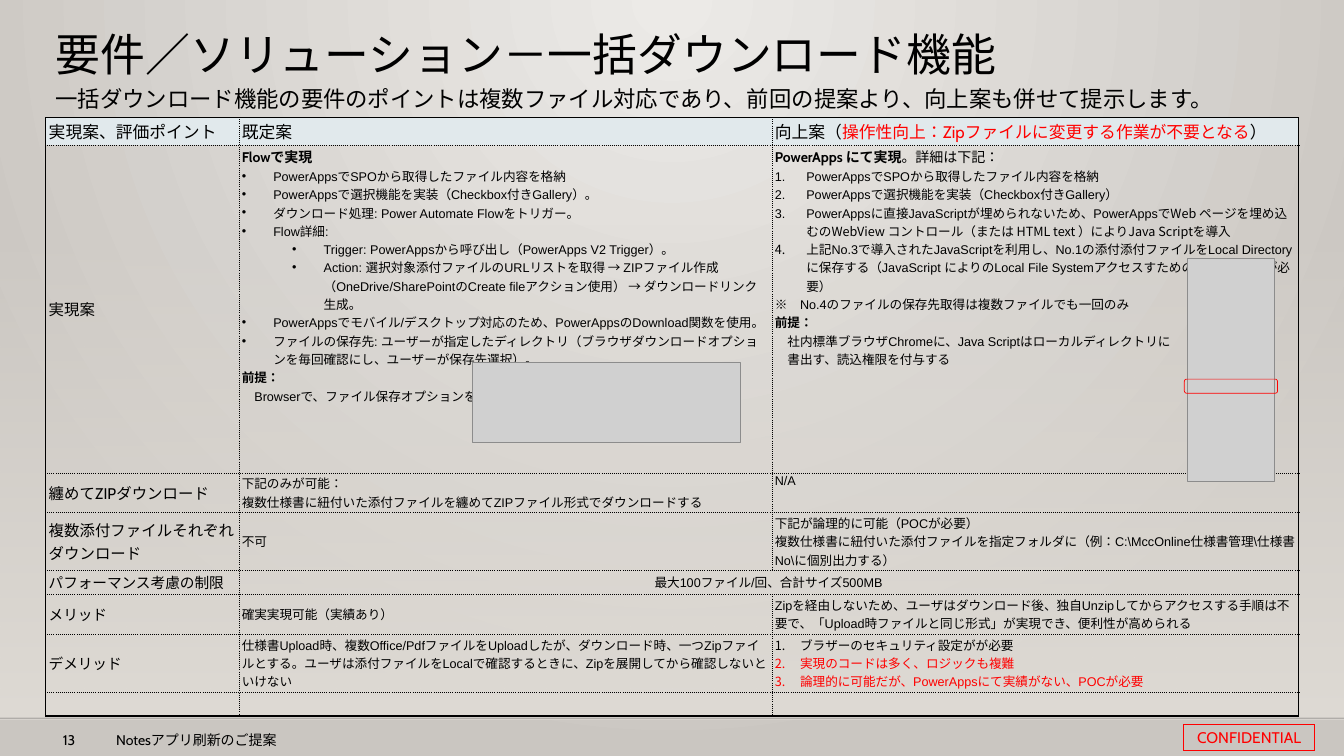
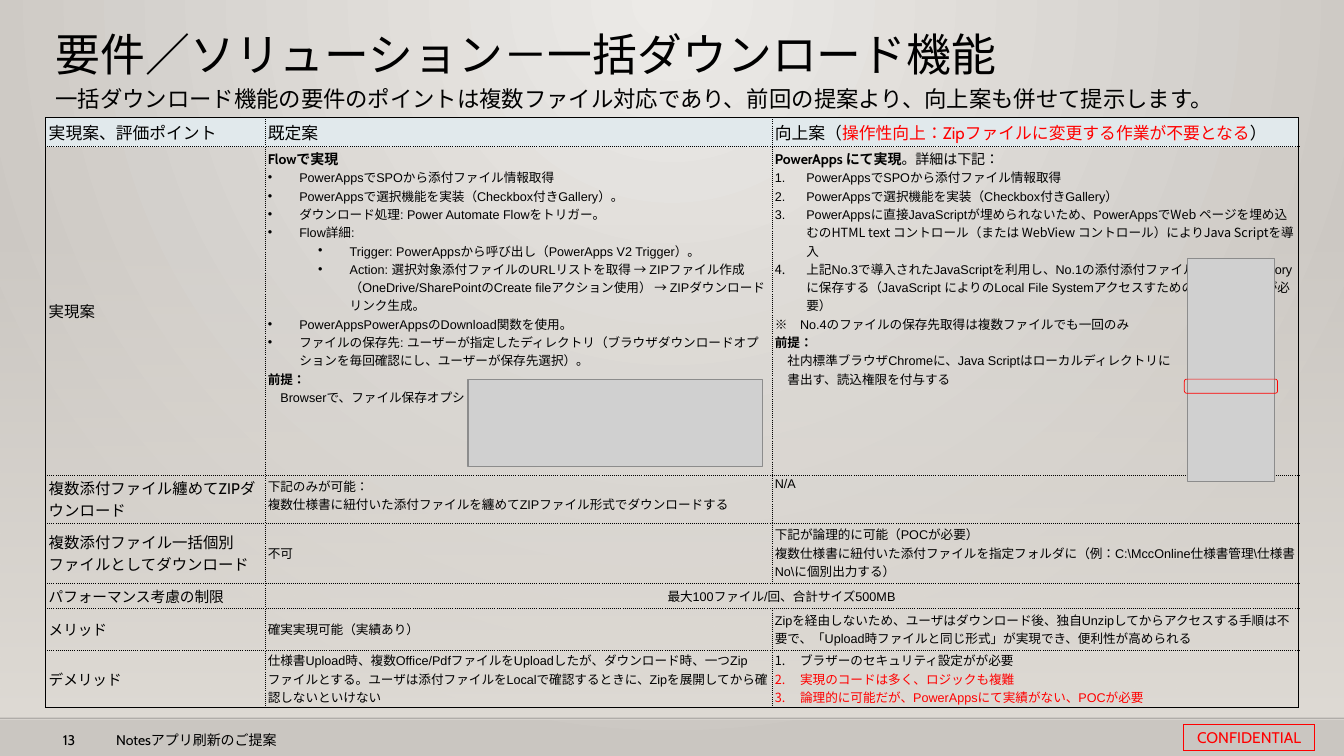
Before and after one commit to 0494938/Notes--CMS-Online, a slide deck: slide 13 of Notesアプリ刷新プロジェクト提案見積もり.v3.pptx. Drawn at 1344x756 pixels with LibreOffice and Linux fonts; fonts in the diff are those of the drawing; grey boxes stand for pictures; background and template pictures are left out. Boxes give left, top, right and bottom in pixels: in the first picture for what was removed or moved away, otherwise in the second. Text is boxed around its words. In the diff, an @@ line names an element or a change of style, - is before the commit and + after.

```diff
--- a/Notesアプリ刷新プロジェクト提案見積もり.v3.pptx
+++ b/Notesアプリ刷新プロジェクト提案見積もり.v3.pptx
@@ table at [45,118,1298,709] @@
-row 2, column 2: Flowで実現 / PowerAppsでSPOから取得したファイル内容を格納 / PowerAppsで選択機能を実装（Checkbox付きGallery）。 / ダウンロード処理: Power Automate Flowをトリガー。 / Flow詳細: / Trigger: PowerAppsから呼び出し（PowerApps V2 Trigger）。 / Action: 選択対象添付ファイルのURLリストを取得 → ZIPファイル作成（OneDrive/SharePointのCreate fileアクション使用） → ダウンロードリンク生成。 / PowerAppsでモバイル/デスクトップ対応のため、PowerAppsのDownload関数を使用。 / ファイルの保存先: ユーザーが指定したディレクトリ（ブラウザダウンロードオプションを毎回確認にし、ユーザーが保存先選択）。 / 前提： / Browserで、ファイル保存オプションを事前に設定
+row 2, column 2: Flowで実現 / PowerAppsでSPOから添付ファイル情報取得 / PowerAppsで選択機能を実装（Checkbox付きGallery）。 / ダウンロード処理: Power Automate Flowをトリガー。 / Flow詳細: / Trigger: PowerAppsから呼び出し（PowerApps V2 Trigger）。 / Action: 選択対象添付ファイルのURLリストを取得 → ZIPファイル作成（OneDrive/SharePointのCreate fileアクション使用） → ZIPダウンロードリンク生成。 / PowerAppsPowerAppsのDownload関数を使用。 / ファイルの保存先: ユーザーが指定したディレクトリ（ブラウザダウンロードオプションを毎回確認にし、ユーザーが保存先選択）。 / 前提： / Browserで、ファイル保存オプションを事前に設定
-row 2, column 3: PowerApps にて実現。詳細は下記： / PowerAppsでSPOから取得したファイル内容を格納 / PowerAppsで選択機能を実装（Checkbox付きGallery） / PowerAppsに直接JavaScriptが埋められないため、PowerAppsでWeb ページを埋め込むのWebView コントロール（または HTML text ）によりJava Scriptを導入 / 上記No.3で導入されたJavaScriptを利用し、No.1の添付添付ファイルをLocal Directoryに保存する（JavaScript によりのLocal File SystemアクセスすためのSecurity設定が必要） / ※ No.4のファイルの保存先取得は複数ファイルでも一回のみ / 前提： / 社内標準ブラウザChromeに、Java Scriptはローカルディレクトリに / 書出す、読込権限を付与する
+row 2, column 3: PowerApps にて実現。詳細は下記： / PowerAppsでSPOから添付ファイル情報取得 / PowerAppsで選択機能を実装（Checkbox付きGallery） / PowerAppsに直接JavaScriptが埋められないため、PowerAppsでWeb ページを埋め込むのHTML text コントロール（または WebView コントロール）によりJava Scriptを導入 / 上記No.3で導入されたJavaScriptを利用し、No.1の添付添付ファイルをLocal Directoryに保存する（JavaScript によりのLocal File SystemアクセスすためのSecurity設定が必要） / ※ No.4のファイルの保存先取得は複数ファイルでも一回のみ / 前提： / 社内標準ブラウザChromeに、Java Scriptはローカルディレクトリに / 書出す、読込権限を付与する
-row 3, column 1: 纏めてZIPダウンロード
+row 3, column 1: 複数添付ファイル纏めてZIPダウンロード
-row 4, column 1: 複数添付ファイルそれぞれダウンロード
+row 4, column 1: 複数添付ファイル一括個別ファイルとしてダウンロード
-row 8:  |  | 
@@ picture: place and size @@
-picture at [472,363,740,443]
+picture at [468,379,762,466]
```
Also in this commit, not shown: 7 other slides changed, 1 other file.
